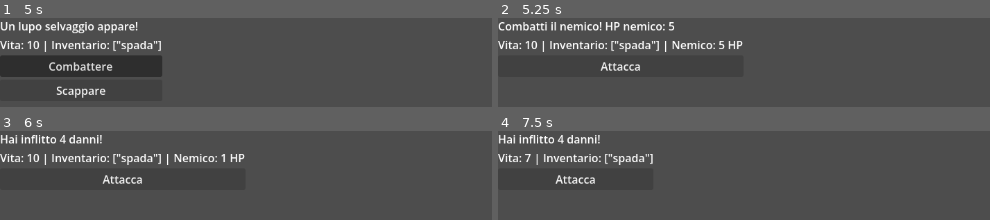
Above: before the commit, frames 1-4 (two rows, left to right).
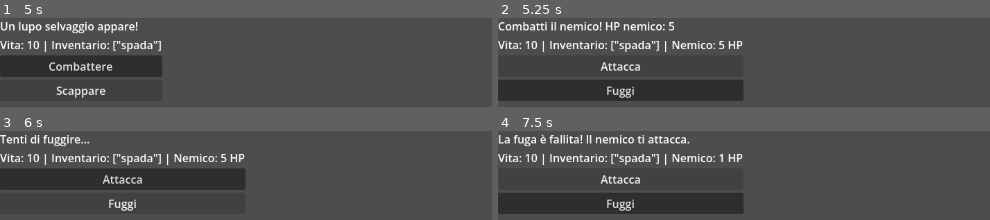
Above: after the commit, the same moments.

Repository: NinNonNan/mini-rpg
Game: Godot game, scene res://game.tscn
Two runs of this game, one before a commit and one after it. Both use one fixed random seed, a clock stepped at 60 frames per second and the inputs below.
Inputs:
- Up to frame 1 (5 s): click "Entra nella caverna" at 0.5 s; click "Prendere la spada" at 1.25 s; click "Proseguire" at 2 s; click "Combattere" at 2.75 s; click "Scappare" at 3.5 s; click "Vai nella foresta" at 4.25 s
- Up to frame 2 (5.25 s): click "Combattere" at 5 s
- Up to frame 3 (6 s): click "Attacca" (after the commit: "Fuggi") at 5.75 s
- Up to frame 4 (7.5 s): click "Attacca" at 6.5 s; click "Attacca" at 7.25 s

Frame 1 is identical in both runs. In frame 2, 12% of the frame differs, in the area x 0-50%, y 69-94%; in frame 3, 1.8%; in frame 4, 17%, in the area x 0-50%, y 4-94%.

Commit message:
aggiunti i commenti.

Diff:
--- a/game.gd
+++ b/game.gd
@@ -1,16 +1,25 @@
 extends Control
 
+# --- Riferimenti ai Nodi dell'Interfaccia Utente (UI) ---
 @onready var text = $VBoxContainer/StoryText
 @onready var stats = $VBoxContainer/StatsText
 @onready var b1 = $VBoxContainer/Choice1
 @onready var b2 = $VBoxContainer/Choice2
 @onready var b3 = $VBoxContainer/Choice3
 
+# --- Variabili di Gioco ---
+# Salute del giocatore
 var health = 10
+# Inventario del giocatore
 var inventory = []
+# Salute del nemico corrente (0 se non si è in combattimento)
 var current_enemy_health = 0
+# Scena da mostrare in caso di vittoria nel combattimento corrente
 var current_victory_scene = ""
 
+# --- Struttura della Storia ---
+# Dizionario principale che contiene tutta la storia del gioco.
+# Ogni chiave è un nome di scena, che contiene il testo e le scelte possibili.
 var story = {
 	"start": {
 		"text": "Benvenuto nel Mini-GDR! Sei davanti a una caverna.",
@@ -54,18 +63,26 @@
 	}
 }
 
+# Tiene traccia della scena corrente
 var current_scene = "start"
 
+# Funzione chiamata da Godot quando il nodo è pronto e aggiunto alla scena.
 func _ready():
+	# Fa in modo che l'etichetta del testo si espanda per riempire lo spazio verticale,
+	# mantenendo i pulsanti fissi in basso.
+	text.size_flags_vertical = Control.SIZE_EXPAND | Control.SIZE_FILL
 	show_scene(current_scene)
 
+# Aggiorna il testo delle statistiche del giocatore e del nemico.
 func update_stats():
 	var enemy_text = ""
 	if current_enemy_health > 0:
 		enemy_text = " | Nemico: %d HP" % current_enemy_health
 	stats.text = "Vita: %d | Inventario: %s%s" % [health, inventory, enemy_text]
 
+# Mostra una scena specifica basata sul suo nome.
 func show_scene(name):
+	# Imposta la scena corrente e resetta la salute del nemico (non siamo in combattimento)
 	current_scene = name
 	current_enemy_health = 0
 	var scene = story[name]
@@ -74,6 +91,7 @@
 	var choices = scene["choices"]
 	var buttons = [b1, b2, b3]
 
+	# Configura i pulsanti in base alle scelte disponibili nella scena
 	for i in range(buttons.size()):
 		if i < choices.size():
 			buttons[i].text = choices[i]["text"]
@@ -84,12 +102,14 @@
 		else:
 			buttons[i].hide()
 
+# Gestisce la logica quando un pulsante di scelta viene premuto.
 func handle_choice(choice):
 	if choice.has("next"):
 		show_scene(choice["next"])
 		return
 	if choice.has("action"):
 		match choice["action"]:
+			# Azione per prendere la spada
 			"take_sword":
 				if not "spada" in inventory:
 					inventory.append("spada")
@@ -97,10 +117,13 @@
 					await get_tree().create_timer(1.5).timeout
 				show_scene("dragon")
 			"fight_wolf":
+				# Inizia il combattimento con il lupo
 				start_combat(5, "forest_victory")
 			"fight_dragon":
+				# Inizia il combattimento con il drago
 				start_combat(8, "dragon_victory")
 			"restart_game":
+				# Resetta il gioco
 				health = 10
 				inventory.clear()
 				show_scene("start")
@@ -112,12 +135,18 @@
 	text.text = "Combatti il nemico! HP nemico: %d" % current_enemy_health
 	show_combat_buttons()
 
+# Mostra i pulsanti specifici per il combattimento.
 func show_combat_buttons():
 	b1.text = "Attacca"
 	b1.show()
 	_clear_signals(b1)
 	b1.pressed.connect(func(): attack_enemy(), CONNECT_ONE_SHOT)
-	b2.hide()
+
+	b2.text = "Fuggi"
+	b2.show()
+	_clear_signals(b2)
+	b2.pressed.connect(func(): flee_combat(), CONNECT_ONE_SHOT)
+
 	b3.hide()
 
 func attack_enemy():
@@ -131,6 +160,7 @@
 	await get_tree().create_timer(1.0).timeout
 
 	if current_enemy_health <= 0:
+		# Il nemico è stato sconfitto
 		current_enemy_health = 0
 		text.text = "Hai vinto lo scontro!"
 		update_stats()
@@ -138,15 +168,33 @@
 		show_scene(current_victory_scene)
 		return
 
-	# nemico contrattacca
-	health -= 3
+	# Se il nemico è ancora vivo, è il suo turno di attaccare
+	enemy_turn()
+
+func flee_combat():
+	# Tenta la fuga. C'è una probabilità del 50% di successo.
+	text.text = "Tenti di fuggire..."
+	await get_tree().create_timer(1.0).timeout
+
+	if randf() < 0.5: # 50% di probabilità di successo
+		text.text = "Sei riuscito a fuggire!"
+		await get_tree().create_timer(1.5).timeout
+		show_scene("start") # Torna alla scena iniziale dopo la fuga
+	else:
+		text.text = "La fuga è fallita! Il nemico ti attacca."
+		await get_tree().create_timer(1.5).timeout
+		enemy_turn() # Se la fuga fallisce, il nemico attacca
+
+# Gestisce il turno di attacco del nemico.
+func enemy_turn():
+	health -= 3 # Il nemico infligge 3 danni
+	update_stats()
 	if health <= 0:
-		update_stats()
-		game_over()
+		game_over() # Se la vita scende a 0 o meno, è game over
 	else:
-		text.text = "Il nemico ti colpisce! Perdi vita."
-		update_stats()
-		show_combat_buttons()
+		text.text = "Il nemico ti colpisce! Perdi 3 punti vita."
+		await get_tree().create_timer(1.5).timeout
+		show_combat_buttons() # Mostra di nuovo i pulsanti di combattimento
 
 func game_over():
 	text.text = "SEI MORTO.\nPremi per ricominciare."
